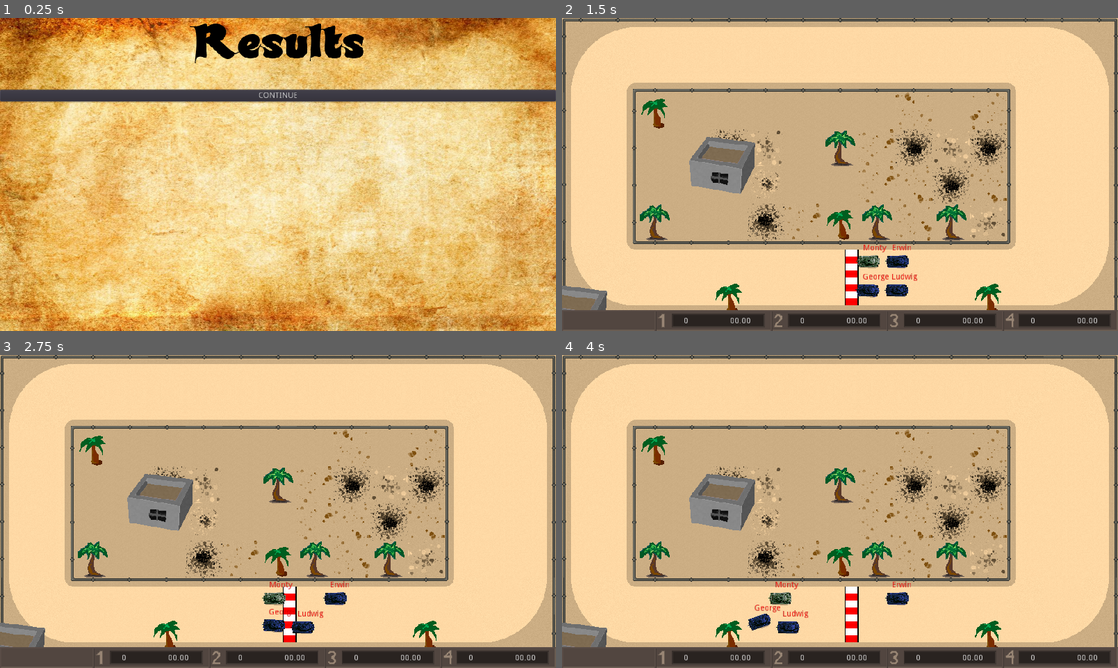
Above: before the commit, frames 1-4 (two rows, left to right).
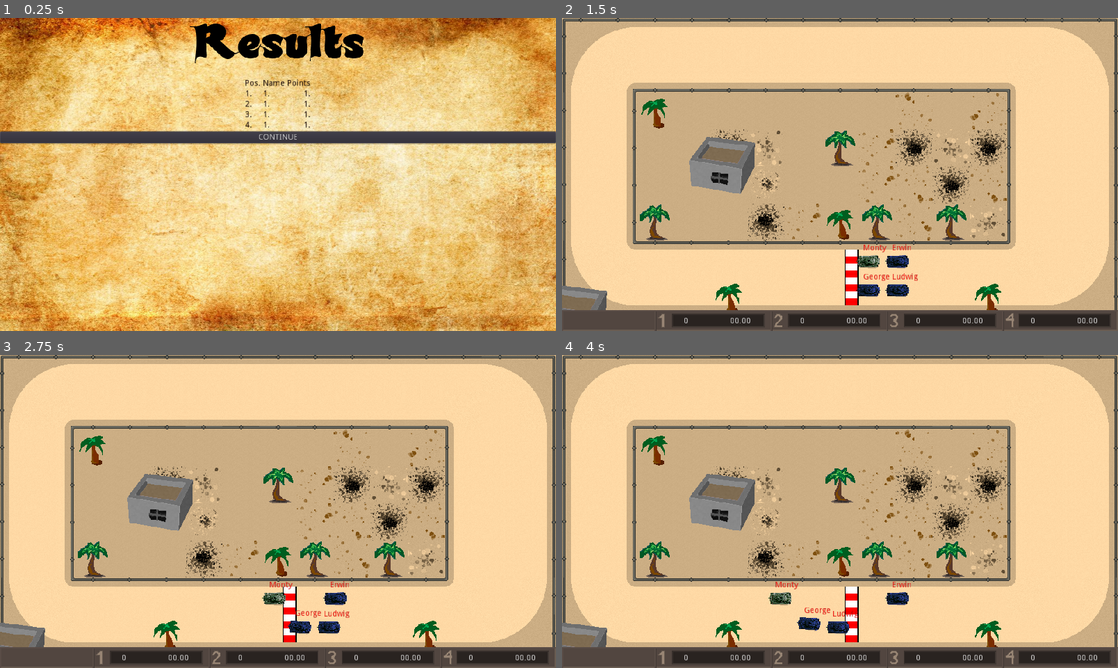
Above: after the commit, the same moments.

Repository: TeamRommel/RollingRommel
Game: Godot game, scene res://scenes/Results.tscn
The game is run twice, just before and just after one commit, with the same random seed, the same clock (stepped at 60 frames per second) and the same inputs. This scene is started directly instead of the project's main scene. The engine's default icon, where the game draws it, is replaced by a stand-in: a white triangle on a blue panel in a dark square.
Inputs (mouse positions are in pixels of both pictures, inside the frame that each line leads up to):
- Up to frame 1 (0.25 s): no input
- Up to frame 2 (1.5 s): click "CONTINUE" at 0.5 s; click (840, 136) at 1.25 s, where only the run after the commit has a clickable "CONTINUE"
- Up to frame 3 (2.75 s): hold Space (action_1_1) from 2.03 s (still down)
- Up to frame 4 (4 s): release Space (action_1_1) at 2.78 s; tap Space (action_1_1) at 2.85 s; hold Space (action_1_1) from 3.53 s (still down)

The runs differ from the first frame. In frame 1, 9.0% of the frame differs, in the area x 0-100%, y 19-41%; in frame 2, 0.3%; in frame 3, 0.6%; in frame 4, 0.8%.
Error before the commit: Invalid get index '0' (on base: 'Array'). (res://scripts/Results.gd:9)
Error after the commit: Invalid get index '0' (on base: 'Array'). (res://scripts/Results.gd:25)

Commit message:
Add results table with points

Diff:
--- a/project.godot
+++ b/project.godot
@@ -43,42 +43,42 @@
 }
 up_1={
 "deadzone": 0.5,
-"events": [ Object(InputEventKey,"resource_local_to_scene":false,"resource_name":"","device":0,"alt":false,"shift":false,"control":false,"meta":false,"command":false,"pressed":false,"scancode":16777232,"unicode":0,"echo":false,"script":null)
+"events": [ Object(InputEventKey,"resource_local_to_scene":false,"resource_name":"","device":0,"alt":false,"shift":false,"control":false,"meta":false,"command":false,"pressed":false,"scancode":87,"unicode":0,"echo":false,"script":null)
  ]
 }
 down_1={
 "deadzone": 0.5,
-"events": [ Object(InputEventKey,"resource_local_to_scene":false,"resource_name":"","device":0,"alt":false,"shift":false,"control":false,"meta":false,"command":false,"pressed":false,"scancode":16777234,"unicode":0,"echo":false,"script":null)
+"events": [ Object(InputEventKey,"resource_local_to_scene":false,"resource_name":"","device":0,"alt":false,"shift":false,"control":false,"meta":false,"command":false,"pressed":false,"scancode":83,"unicode":0,"echo":false,"script":null)
  ]
 }
 left_1={
 "deadzone": 0.5,
-"events": [ Object(InputEventKey,"resource_local_to_scene":false,"resource_name":"","device":0,"alt":false,"shift":false,"control":false,"meta":false,"command":false,"pressed":false,"scancode":16777231,"unicode":0,"echo":false,"script":null)
+"events": [ Object(InputEventKey,"resource_local_to_scene":false,"resource_name":"","device":0,"alt":false,"shift":false,"control":false,"meta":false,"command":false,"pressed":false,"scancode":65,"unicode":0,"echo":false,"script":null)
  ]
 }
 right_1={
 "deadzone": 0.5,
-"events": [ Object(InputEventKey,"resource_local_to_scene":false,"resource_name":"","device":0,"alt":false,"shift":false,"control":false,"meta":false,"command":false,"pressed":false,"scancode":16777233,"unicode":0,"echo":false,"script":null)
+"events": [ Object(InputEventKey,"resource_local_to_scene":false,"resource_name":"","device":0,"alt":false,"shift":false,"control":false,"meta":false,"command":false,"pressed":false,"scancode":68,"unicode":0,"echo":false,"script":null)
  ]
 }
 up_2={
 "deadzone": 0.5,
-"events": [ Object(InputEventKey,"resource_local_to_scene":false,"resource_name":"","device":0,"alt":false,"shift":false,"control":false,"meta":false,"command":false,"pressed":false,"scancode":87,"unicode":0,"echo":false,"script":null)
+"events": [ Object(InputEventKey,"resource_local_to_scene":false,"resource_name":"","device":0,"alt":false,"shift":false,"control":false,"meta":false,"command":false,"pressed":false,"scancode":16777232,"unicode":0,"echo":false,"script":null)
  ]
 }
 down_2={
 "deadzone": 0.5,
-"events": [ Object(InputEventKey,"resource_local_to_scene":false,"resource_name":"","device":0,"alt":false,"shift":false,"control":false,"meta":false,"command":false,"pressed":false,"scancode":83,"unicode":0,"echo":false,"script":null)
+"events": [ Object(InputEventKey,"resource_local_to_scene":false,"resource_name":"","device":0,"alt":false,"shift":false,"control":false,"meta":false,"command":false,"pressed":false,"scancode":16777234,"unicode":0,"echo":false,"script":null)
  ]
 }
 left_2={
 "deadzone": 0.5,
-"events": [ Object(InputEventKey,"resource_local_to_scene":false,"resource_name":"","device":0,"alt":false,"shift":false,"control":false,"meta":false,"command":false,"pressed":false,"scancode":65,"unicode":0,"echo":false,"script":null)
+"events": [ Object(InputEventKey,"resource_local_to_scene":false,"resource_name":"","device":0,"alt":false,"shift":false,"control":false,"meta":false,"command":false,"pressed":false,"scancode":16777231,"unicode":0,"echo":false,"script":null)
  ]
 }
 right_2={
 "deadzone": 0.5,
-"events": [ Object(InputEventKey,"resource_local_to_scene":false,"resource_name":"","device":0,"alt":false,"shift":false,"control":false,"meta":false,"command":false,"pressed":false,"scancode":68,"unicode":0,"echo":false,"script":null)
+"events": [ Object(InputEventKey,"resource_local_to_scene":false,"resource_name":"","device":0,"alt":false,"shift":false,"control":false,"meta":false,"command":false,"pressed":false,"scancode":16777233,"unicode":0,"echo":false,"script":null)
  ]
 }
 action_1_1={
@@ -88,7 +88,8 @@
 }
 action_1_2={
 "deadzone": 0.5,
-"events": [  ]
+"events": [ Object(InputEventKey,"resource_local_to_scene":false,"resource_name":"","device":0,"alt":false,"shift":false,"control":false,"meta":false,"command":false,"pressed":false,"scancode":16777238,"unicode":0,"echo":false,"script":null)
+ ]
 }
 
 [layer_names]
--- a/scenes/Results.tscn
+++ b/scenes/Results.tscn
@@ -26,7 +26,7 @@
 
 [node name="VBoxContainer" type="VBoxContainer" parent="CenterContainer"]
 margin_right = 960.0
-margin_bottom = 144.0
+margin_bottom = 216.0
 
 [node name="Label" type="Label" parent="CenterContainer/VBoxContainer"]
 margin_right = 960.0
@@ -36,15 +36,138 @@
 text = "Results"
 align = 1
 
-[node name="ResultLabel" type="Label" parent="CenterContainer/VBoxContainer"]
+[node name="HBoxContainer" type="HBoxContainer" parent="CenterContainer/VBoxContainer"]
 margin_top = 106.0
 margin_right = 960.0
-margin_bottom = 120.0
+margin_bottom = 192.0
+grow_horizontal = 2
+alignment = 1
+
+[node name="VBoxContainer_Position" type="VBoxContainer" parent="CenterContainer/VBoxContainer/HBoxContainer"]
+margin_left = 423.0
+margin_right = 450.0
+margin_bottom = 86.0
+
+[node name="ResultLabel_0" type="Label" parent="CenterContainer/VBoxContainer/HBoxContainer/VBoxContainer_Position"]
+margin_right = 27.0
+margin_bottom = 14.0
 custom_colors/font_color = Color( 0.0627451, 0, 0, 1 )
+text = "Pos."
+
+[node name="ResultLabel_1" type="Label" parent="CenterContainer/VBoxContainer/HBoxContainer/VBoxContainer_Position"]
+margin_top = 18.0
+margin_right = 27.0
+margin_bottom = 32.0
+custom_colors/font_color = Color( 0.0627451, 0, 0, 1 )
+text = "1."
+
+[node name="ResultLabel_2" type="Label" parent="CenterContainer/VBoxContainer/HBoxContainer/VBoxContainer_Position"]
+margin_top = 36.0
+margin_right = 27.0
+margin_bottom = 50.0
+custom_colors/font_color = Color( 0.0627451, 0, 0, 1 )
+text = "2."
+
+[node name="ResultLabel_3" type="Label" parent="CenterContainer/VBoxContainer/HBoxContainer/VBoxContainer_Position"]
+margin_top = 54.0
+margin_right = 27.0
+margin_bottom = 68.0
+custom_colors/font_color = Color( 0.0627451, 0, 0, 1 )
+text = "3."
+
+[node name="ResultLabel_4" type="Label" parent="CenterContainer/VBoxContainer/HBoxContainer/VBoxContainer_Position"]
+margin_top = 72.0
+margin_right = 27.0
+margin_bottom = 86.0
+custom_colors/font_color = Color( 0.0627451, 0, 0, 1 )
+text = "4."
+
+[node name="VBoxContainer_Name" type="VBoxContainer" parent="CenterContainer/VBoxContainer/HBoxContainer"]
+margin_left = 454.0
+margin_right = 492.0
+margin_bottom = 86.0
+
+[node name="Name_0" type="Label" parent="CenterContainer/VBoxContainer/HBoxContainer/VBoxContainer_Name"]
+margin_right = 38.0
+margin_bottom = 14.0
+custom_colors/font_color = Color( 0.0627451, 0, 0, 1 )
+text = "Name"
+
+[node name="Name_1" type="Label" parent="CenterContainer/VBoxContainer/HBoxContainer/VBoxContainer_Name"]
+margin_top = 18.0
+margin_right = 38.0
+margin_bottom = 32.0
+custom_colors/font_color = Color( 0.0627451, 0, 0, 1 )
+text = "1."
+
+[node name="Name_2" type="Label" parent="CenterContainer/VBoxContainer/HBoxContainer/VBoxContainer_Name"]
+margin_top = 36.0
+margin_right = 38.0
+margin_bottom = 50.0
+custom_colors/font_color = Color( 0.0627451, 0, 0, 1 )
+text = "1."
+
+[node name="Name_3" type="Label" parent="CenterContainer/VBoxContainer/HBoxContainer/VBoxContainer_Name"]
+margin_top = 54.0
+margin_right = 38.0
+margin_bottom = 68.0
+custom_colors/font_color = Color( 0.0627451, 0, 0, 1 )
+text = "1."
+
+[node name="Name_4" type="Label" parent="CenterContainer/VBoxContainer/HBoxContainer/VBoxContainer_Name"]
+margin_top = 72.0
+margin_right = 38.0
+margin_bottom = 86.0
+custom_colors/font_color = Color( 0.0627451, 0, 0, 1 )
+text = "1."
+
+[node name="VBoxContainer_Points" type="VBoxContainer" parent="CenterContainer/VBoxContainer/HBoxContainer"]
+margin_left = 496.0
+margin_right = 536.0
+margin_bottom = 86.0
+
+[node name="Points_0" type="Label" parent="CenterContainer/VBoxContainer/HBoxContainer/VBoxContainer_Points"]
+margin_right = 40.0
+margin_bottom = 14.0
+custom_colors/font_color = Color( 0.0627451, 0, 0, 1 )
+text = "Points"
+align = 2
+
+[node name="Points_1" type="Label" parent="CenterContainer/VBoxContainer/HBoxContainer/VBoxContainer_Points"]
+margin_top = 18.0
+margin_right = 40.0
+margin_bottom = 32.0
+custom_colors/font_color = Color( 0.0627451, 0, 0, 1 )
+text = "1."
+align = 2
+
+[node name="Points_2" type="Label" parent="CenterContainer/VBoxContainer/HBoxContainer/VBoxContainer_Points"]
+margin_top = 36.0
+margin_right = 40.0
+margin_bottom = 50.0
+custom_colors/font_color = Color( 0.0627451, 0, 0, 1 )
+text = "1."
+align = 2
+
+[node name="Points_3" type="Label" parent="CenterContainer/VBoxContainer/HBoxContainer/VBoxContainer_Points"]
+margin_top = 54.0
+margin_right = 40.0
+margin_bottom = 68.0
+custom_colors/font_color = Color( 0.0627451, 0, 0, 1 )
+text = "1."
+align = 2
+
+[node name="Points_4" type="Label" parent="CenterContainer/VBoxContainer/HBoxContainer/VBoxContainer_Points"]
+margin_top = 72.0
+margin_right = 40.0
+margin_bottom = 86.0
+custom_colors/font_color = Color( 0.0627451, 0, 0, 1 )
+text = "1."
+align = 2
 
 [node name="ContinueButton" type="Button" parent="CenterContainer/VBoxContainer"]
-margin_top = 124.0
+margin_top = 196.0
 margin_right = 960.0
-margin_bottom = 144.0
+margin_bottom = 216.0
 text = "CONTINUE"
 [connection signal="pressed" from="CenterContainer/VBoxContainer/ContinueButton" to="." method="_on_ContinueButton_pressed"]
--- a/scripts/CPUVehicle.gd
+++ b/scripts/CPUVehicle.gd
@@ -111,7 +111,8 @@
 		# Check where our nose is pointing. Forward direction (Vector2.RIGHT) is in relation to the object's orientation
 		forward_dir = Vector2.RIGHT
 		# Get target direction.
-		target_dir = position.direction_to(path[0]).rotated(-rotation)
+		if path.size() > 0:
+			target_dir = position.direction_to(path[0]).rotated(-rotation)
 
 		# Check the angle between target dir and forward direction
 		angle_between = forward_dir.angle_to(target_dir) * (180/PI)
--- a/scripts/GameScene.gd
+++ b/scripts/GameScene.gd
@@ -116,7 +116,9 @@
 	standings.update_lap(player_id, lap_no, lap_time)
 
 func check_race_finish(player_id: int, best_lap: float):
-	race_result.append([players[player_id].player_name, best_lap, GameSettings.race_points[race_result.size()]])
+	var points = GameSettings.race_points[race_result.size()]
+	players[player_id].add_champ_points(points)
+	race_result.append([players[player_id].player_name, best_lap, points, players[player_id].get_champ_points()])
 	if race_result.size() == players.size():
 		GameSettings.track_results = race_result
 		GameSettings.complete_level()
--- a/scripts/PlayerData.gd
+++ b/scripts/PlayerData.gd
@@ -62,6 +62,14 @@
 func get_player_vehicle() -> int:
 	return selected_vehicle
 
+func add_champ_points(points) -> void:
+	championship_points += points
+
+func get_champ_points() -> int:
+	return championship_points
+
+func reset_champ_points() -> void:
+	championship_points = 0
 
 # Lap related functions
 func set_no_of_waypoints(total_waypoints_in_lvl: int) -> void:
--- a/scripts/Results.gd
+++ b/scripts/Results.gd
@@ -1,22 +1,74 @@
 extends Control
 
+var show_totals = false
 var results: Array = []
-onready var results_label = get_node("CenterContainer/VBoxContainer/ResultLabel")
+var sorted_champ_results: Array = []
+var players: Array = []
+
+onready var results_title = get_node("CenterContainer/VBoxContainer/Label")
+onready var results_name_1 = get_node("CenterContainer/VBoxContainer/HBoxContainer/VBoxContainer_Name/Name_1")
+onready var results_name_2 = get_node("CenterContainer/VBoxContainer/HBoxContainer/VBoxContainer_Name/Name_2")
+onready var results_name_3 = get_node("CenterContainer/VBoxContainer/HBoxContainer/VBoxContainer_Name/Name_3")
+onready var results_name_4 = get_node("CenterContainer/VBoxContainer/HBoxContainer/VBoxContainer_Name/Name_4")
+
+onready var results_points_0 = get_node("CenterContainer/VBoxContainer/HBoxContainer/VBoxContainer_Points/Points_0")
+onready var results_points_1 = get_node("CenterContainer/VBoxContainer/HBoxContainer/VBoxContainer_Points/Points_1")
+onready var results_points_2 = get_node("CenterContainer/VBoxContainer/HBoxContainer/VBoxContainer_Points/Points_2")
+onready var results_points_3 = get_node("CenterContainer/VBoxContainer/HBoxContainer/VBoxContainer_Points/Points_3")
+onready var results_points_4 = get_node("CenterContainer/VBoxContainer/HBoxContainer/VBoxContainer_Points/Points_4")
 
 # Called when the node enters the scene tree for the first time.
 func _ready():
 	results = GameSettings.track_results
-	results_label.set_text("1. %s %20.2f     +%d points\n2. %s %20.2f     +%d points\n3. %s %20.2f     +%d points\n4. %s %20.2f     +%d points" % [results[0][0], results[0][1],  results[0][2], results[1][0], results[1][1], results[1][2], results[2][0], results[2][1], results[2][2], results[3][0], results[3][1], results[3][2]])
+	sorted_champ_results = GameSettings.players
+	sort_champ_points()
+	results_name_1.set_text(results[0][0])
+	results_name_2.set_text(results[1][0])
+	results_name_3.set_text(results[2][0])
+	results_name_4.set_text(results[3][0])
+	results_points_0.set_text("Points")
+	results_points_1.set_text(String(results[0][2]))
+	results_points_2.set_text(String(results[1][2]))
+	results_points_3.set_text(String(results[2][2]))
+	results_points_4.set_text(String(results[3][2]))
 
+func sort_champ_points():
+
+	for i in range(1, sorted_champ_results.size()):
+		var current_item = sorted_champ_results[i]
+		var current_pos = i
+
+		while current_pos > 0 and sorted_champ_results[current_pos - 1].championship_points < current_item.championship_points:
+			sorted_champ_results[current_pos] = sorted_champ_results[current_pos - 1]
+			current_pos = current_pos - 1
+		sorted_champ_results[current_pos] = current_item
+
+func draw_totals():
+	if GameSettings.current_level < GameSettings.levels.size():
+		results_title.set_text("Championship Table")
+	else:
+		results_title.set_text("Final Standings")
+	results_name_1.set_text(sorted_champ_results[0].player_name)
+	results_name_2.set_text(sorted_champ_results[1].player_name)
+	results_name_3.set_text(sorted_champ_results[2].player_name)
+	results_name_4.set_text(sorted_champ_results[3].player_name)
+	results_points_1.set_text(String(sorted_champ_results[0].championship_points))
+	results_points_2.set_text(String(sorted_champ_results[1].championship_points))
+	results_points_3.set_text(String(sorted_champ_results[2].championship_points))
+	results_points_4.set_text(String(sorted_champ_results[3].championship_points))
 
 func _on_ContinueButton_pressed():
-	if GameSettings.gamemode == 0:
-		GameSettings.reset_cup_settings()
-		get_tree().change_scene("res://scenes/MainMenu.tscn")
-
-	elif GameSettings.gamemode == 1:
-		if GameSettings.current_level < GameSettings.levels.size():
-			get_tree().change_scene("res://scenes/GameScene.tscn")
-		else:
+	if not show_totals and GameSettings.gamemode == 1:
+		show_totals = true
+		draw_totals()
+	else:
+		if GameSettings.gamemode == 0:
 			GameSettings.reset_cup_settings()
 			get_tree().change_scene("res://scenes/MainMenu.tscn")
+
+		elif GameSettings.gamemode == 1:
+			if GameSettings.current_level < GameSettings.levels.size():
+				get_tree().change_scene("res://scenes/GameScene.tscn")
+			else:
+				GameSettings.reset_cup_settings()
+				get_tree().change_scene("res://scenes/MainMenu.tscn")
